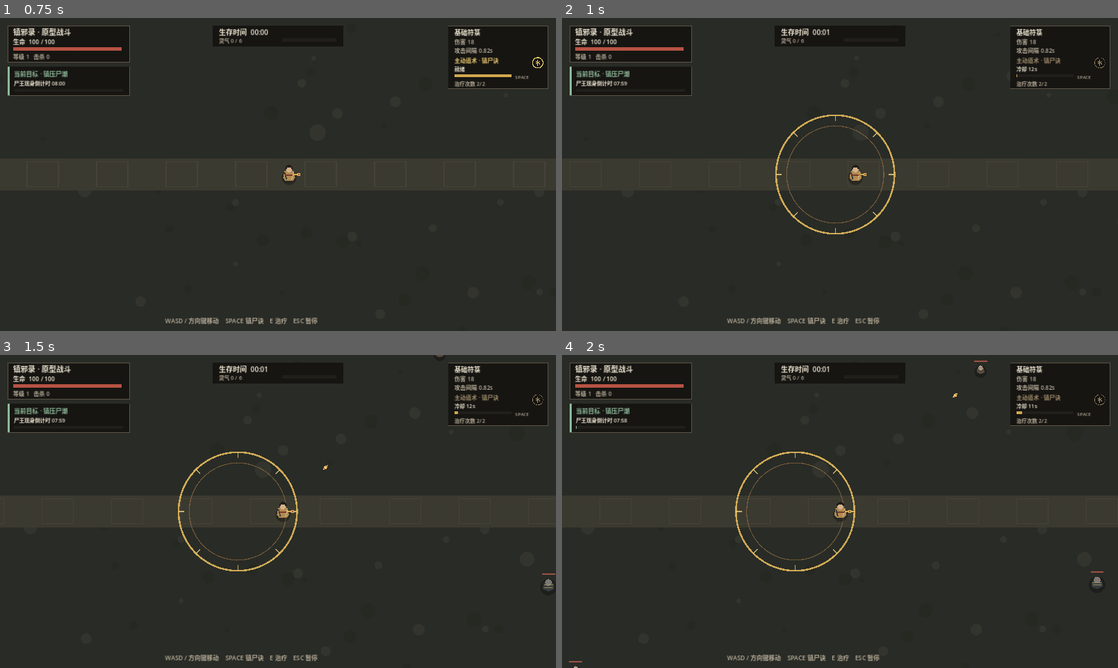
Above: before the commit, frames 1-4 (two rows, left to right).
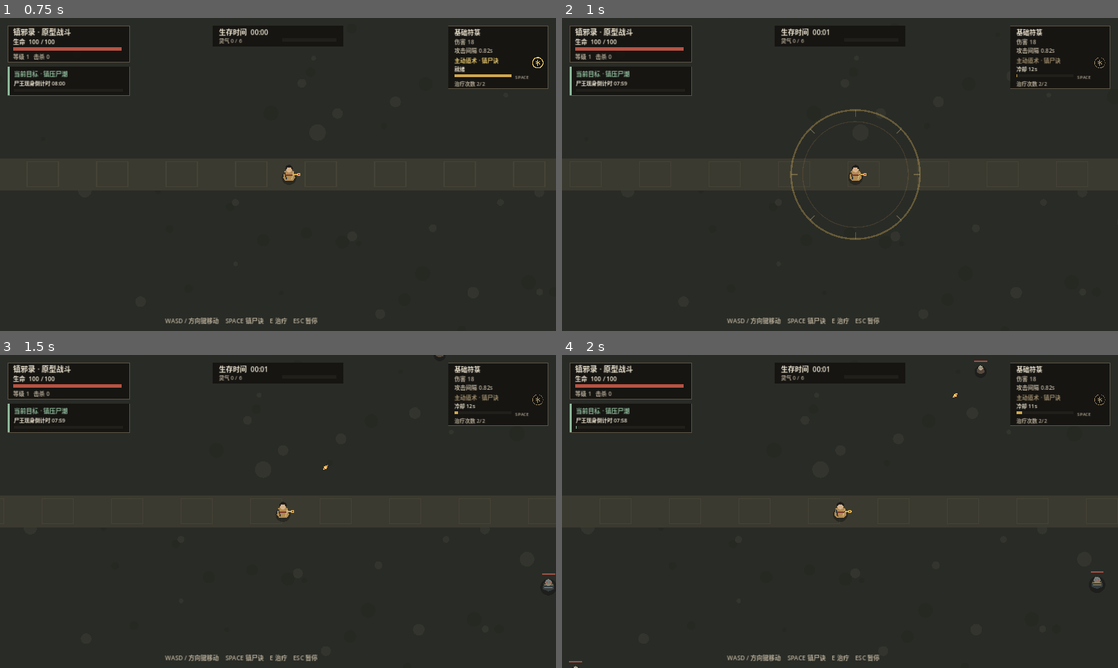
Above: after the commit, the same moments.

Repository: richenren/RemakeOfClassicGames
Game: Godot game, scene res://scenes/main.tscn
The game is run twice, just before and just after one commit, with the same random seed, the same clock (stepped at 60 frames per second) and the same inputs.
Inputs (mouse positions are in pixels of both pictures, inside the frame that each line leads up to):
- Up to frame 1 (0.75 s): tap Enter at 0.5 s; move the mouse to (400, 158) at 0.52 s; hold D from 0.53 s (still down); tap E at 0.6 s; click (400, 158) at 0.67 s
- Up to frame 2 (1 s): keep holding D; tap Space at 0.77 s
- Up to frame 3 (1.5 s): release D at 1.25 s; drag from (166, 527) to (250, 574) at 1.27 s
- Up to frame 4 (2 s): no input

Frame 1 is identical in both runs. In frame 2, 1.1% of the frame differs, in the area x 38-65%, y 29-71%; in frame 3, 0.5%; in frame 4, 0.5%.

Commit message:
fix: redraw transient skill effect while it animates

Diff:
--- a/game/scripts/main.gd
+++ b/game/scripts/main.gd
@@ -62,7 +62,9 @@
 
 
 func _process(delta: float) -> void:
-	active_skill_effect_time = maxf(0.0, active_skill_effect_time - delta)
+	if active_skill_effect_time > 0.0:
+		active_skill_effect_time = maxf(0.0, active_skill_effect_time - delta)
+		queue_redraw()
 	if state == "playing":
 		elapsed_seconds += delta
 		active_skill_cooldown = maxf(0.0, active_skill_cooldown - delta)
